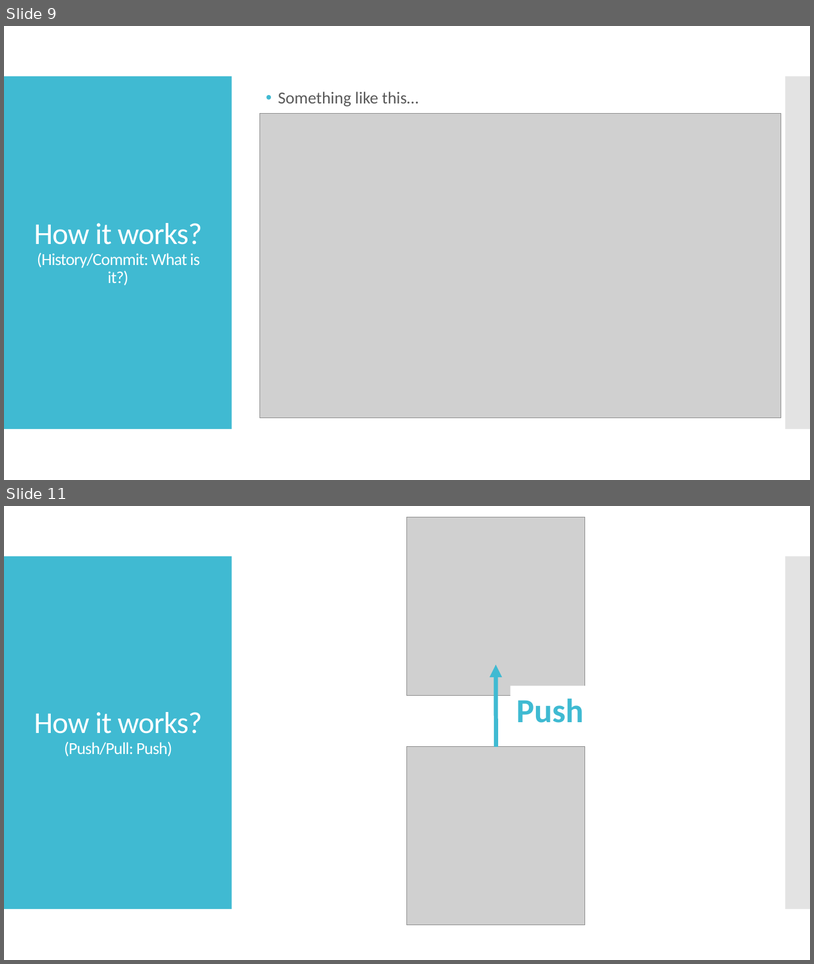
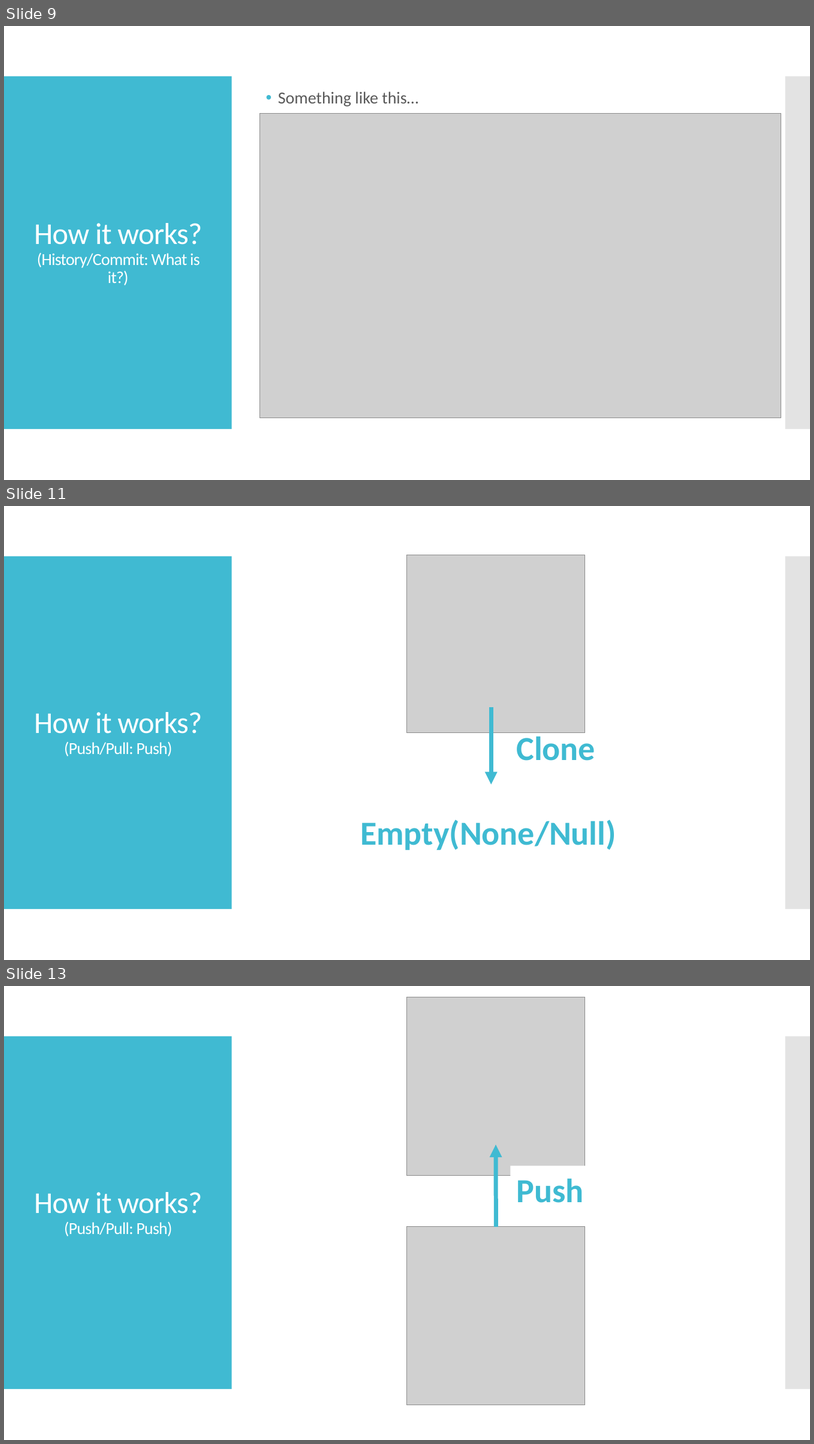
Before and after one commit to IncoCura/Instruction, a slide deck: Source Control/1. Intro to Git.pptx. Shown one above the other, each under a label of ours: slides 9 and 11 before the commit, slides 9, 11 and 13 after it; the slides between them are not shown. The pictures are 814x964 and 814x1444 pixels, drawn with LibreOffice and Linux fonts; fonts in the diff are those of the drawing; grey boxes stand for pictures. Boxes give left, top, right and bottom in pixels: in the first picture for what was removed or moved away, otherwise in the second. Text is boxed around its words. In the diff, an @@ line names an element or a change of style, - is before the commit and + after.

```diff
--- a/Source Control/1. Intro to Git.pptx
+++ b/Source Control/1. Intro to Git.pptx
@@ slide 11 added at (4,506,810,960), background #FFFFFF; not listed: 2 template elements that a slide beside it also shows @@
@@ picture added at (408,555,585,733) @@
@@ title added at (34,712,202,756), 20 pt, text #FFFFFF @@
+How it works?
+(Push/Pull: Push)
@@ arrow added from (492, 707) to (492, 784), #40BAD2 5 pt @@
@@ text added at (516,732,596,760), 40 pt, text #3FBAD2, bold @@
+Clone
@@ text added at (360,819,617,850), 40 pt, text #3FBAD2, bold @@
+Empty(None/Null)
@@ what was slide 11 is now slide 13 @@
```
Also in this commit, not shown: 4 slides changed, 3 other slides added.
